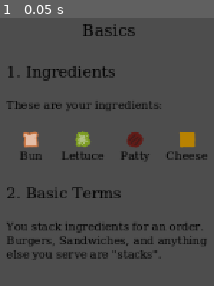
Above: before the commit, frame 1.
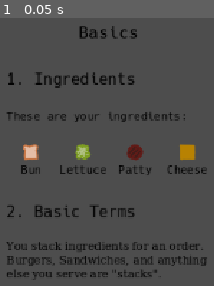
Above: after the commit, the same moment.

Repository: tobiaswahyudi/caesar-of-cheese
Game: Godot game, scene res://handbook/basic-1.tscn
Two runs of this game, one before a commit and one after it. Both use one fixed random seed, a clock stepped at 60 frames per second and the inputs below. This scene is started directly instead of the project's main scene.
Inputs:
- Up to frame 1 (0.05 s): no input

The runs differ from the first frame. In frame 1, 14% of the frame differs, in the area x 2-97%, y 2-98%.

Commit message:
add fonts

Diff:
--- a/materials/monospace-font.tres
+++ b/materials/monospace-font.tres
@@ -1,14 +1,13 @@
 [gd_resource type="Theme" format=3 uid="uid://l1tjqsot460e"]
 
-[sub_resource type="SystemFont" id="SystemFont_i6k4n"]
-font_names = PackedStringArray("Monospace")
+[ext_resource type="FontFile" uid="uid://cgo77l4opun15" path="res://font/HackNerdFontMono-Regular.ttf" id="1_x0fup"]
 
 [sub_resource type="SystemFont" id="SystemFont_x0fup"]
 font_names = PackedStringArray("Monospace")
 
 [resource]
 Label/colors/font_color = Color(0, 0, 0, 1)
-Label/fonts/font = SubResource("SystemFont_i6k4n")
+Label/fonts/font = ExtResource("1_x0fup")
 RichTextLabel/colors/default_color = Color(0, 0, 0, 1)
 RichTextLabel/constants/line_separation = 3
 RichTextLabel/fonts/normal_font = SubResource("SystemFont_x0fup")
Binary file added: font/HackNerdFontMono-Regular.ttf
Not shown, added: font/HackNerdFontMono-Regular.ttf.import
Not shown, added: font/LICENSE.md
